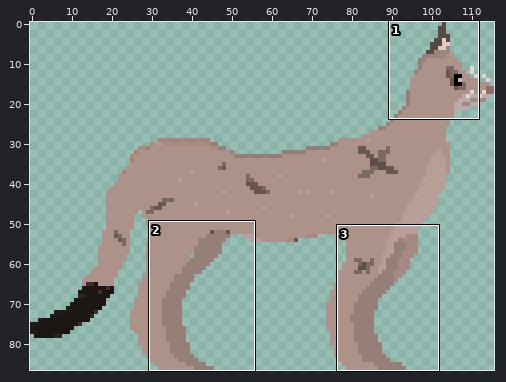
Pixel-art file: sprite/boss/boss onça-parda.aseprite. The picture above shows the old version from afar; the outline marks the close-up.
Close-up. First the earlier version:
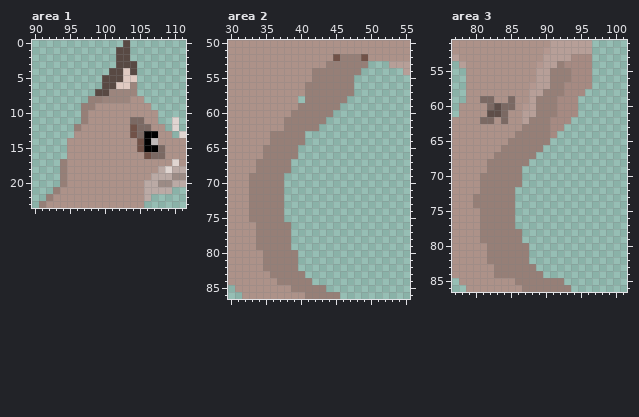
116x87 pixels, 1 frame. Colours within 5 levels of each other are drawn and written as one. Shown: area 1: x 90..111, y 0..23; area 2: x 30..55, y 50..86; area 3: x 77..101, y 51..86. The commit also changed other parts of the picture, which this record leaves out.
New version:
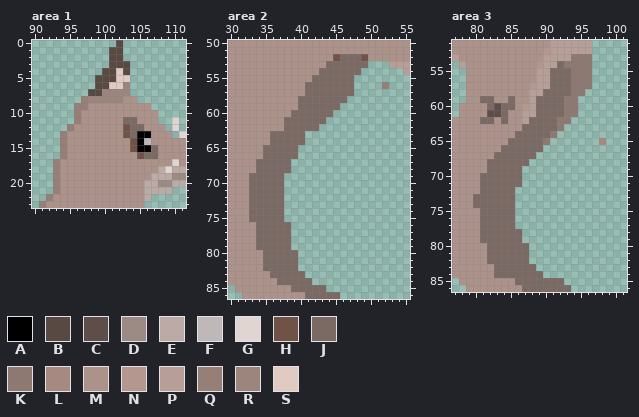
Palette (. is transparent): A #000000  B #584943  C #5e4e49  D #9c8b85  E #bbaaa5  F #beb8b8  G #e0d5d1  H #715248  J #7b6963  K #8e7972  L #a68a82  M #ad9289  N #b49890  P #b79f98  Q #967f77  R #9c857d  S #e0cac2
Changes in this commit:
Area 1, layer "corpo":
y 0: x 102..103 .B -> B.
y 1..2: x 101 . -> B; x 103 B -> .
y 3: x 101 . -> B; x 104 B -> .
y 4: x 100 . -> B; x 102..104 BSB -> SB.
y 5: x 99 . -> B; x 102 B -> S; x 104 S -> .
y 6: x 99 . -> B; x 101 B -> S; x 103..104 SR -> R.
y 7: x 98 . -> B; x 100 B -> R; x 104 R -> .
y 8: x 97..99 .QQ -> QRR; x 103 R -> M; x 105 M -> .
y 9: x 96 . -> Q; x 98 Q -> M
y 10: x 96..97 .Q -> QM
y 11: x 96..97 .Q -> QM; x 103 M -> J; x 105 J -> M
y 12: x 95..96 .Q -> QM; x 103..104 MH -> HJ; x 106 J -> M
y 13: x 94..95 .. -> QM; x 103..105 MHJ -> HJA; x 107 A -> M
y 14: x 94 . -> Q; x 104..107 MHAF -> HAFM
y 15: x 94 . -> Q; x 104..105 MH -> HA; x 107..108 AJ -> JM
y 16: x 94 . -> Q; x 105..106 MH -> HJ; x 108 J -> M
y 17..20: x 93..94 .Q -> QM
Area 2, layers "corpo", "pata/Pata inferior 2":
y 52: x 46..48 QQQ -> JJJ
y 53: x 44..49 QQQQQQ -> JJJJJJ
y 54: x 42..48 QQQQQQQ -> MJJJJJJ
y 55: x 42..47 QQQQQQ -> JJJJJJ
y 56: x 41..47 QQQQQQQ -> JJJJJJJ; x 52 . -> Q
y 57: x 41..47 QQQQQQQ -> JJJJJJJ
y 58: x 40..46 .QQQQQQ -> JJJJJJJ
y 59: x 40..45 QQQQQQ -> JJJJJJ
y 60: x 39..44 QQQQQQ -> JJJJJJ
y 61: x 38..43 QQQQQQ -> JJJJJJ
y 62: x 38..42 QQQQQ -> JJJJJ
y 63..64: x 36..40 QQQQQ -> JJJJJ
y 65..66: x 35..39 QQQQQ -> JJJJJ
y 67..68: x 34..38 QQQQQ -> JJJJJ
y 69..75: x 33..37 QQQQQ -> JJJJJ
y 76..79: x 34..38 QQQQQ -> JJJJJ
y 80..82: x 35..39 QQQQQ -> JJJJJ
y 83: x 36..40 QQQQQ -> JJJJJ
y 84: x 37..41 QQQQQ -> JJJJJ
y 85: x 39..43 QQQQQ -> JJJJJ
y 86: x 41..45 QQQQQ -> JJJJJ
Area 3, layers "corpo", "pata/Pata inferior 2":
y 53: x 94..96 LLL -> KKK
y 54: x 92..96 QLLLL -> JKKKK
y 55..56: x 91..96 QQQLLL -> JJJKKK
y 57: x 91..96 QQLLLL -> JJJKKK
y 58: x 90..95 QQQLLL -> JJJJKK
y 59..61: x 89..94 QQQLLL -> JJJJKK
y 62: x 88..93 QQQLLL -> JJJJKK
y 63: x 87..92 QQQQLL -> JJJJJK
y 64: x 86..91 QQQQQL -> JJJJJK
y 65: x 85..90 QQQQQQ -> JJJJJK; x 98 . -> L
y 66: x 84..89 QQQQQQ -> JJJJJJ
y 67: x 83..88 QQQQQQ -> JJJJJJ
y 68: x 82..87 QQQQQQ -> JJJJJJ
y 69: x 82..86 QQQQQ -> JJJJJ
y 70..71: x 81..86 QQQQQQ -> JJJJJJ
y 72: x 81..85 QQQQQ -> JJJJJ
y 73..74: x 80..85 QQQQQQ -> JJJJJJ
y 75..77: x 81..85 QQQQQ -> JJJJJ
y 78..79: x 81..86 QQQQQQ -> JJJJJJ
y 80..82: x 82..87 QQQQQQ -> JJJJJJ
y 83: x 83..88 QQQQQQ -> JJJJJJ
y 84: x 83..89 QQQQQQQ -> JJJJJJJ
y 85: x 86..92 QQQQQQQ -> JJJJJJJ
y 86: x 87..93 QQQQQQQ -> JJJJJJJ
Changed places in both close-ups, as pixel boxes (x1, y1, x2, y2):
changed: (53, 40, 165, 187)
changed: (249, 54, 389, 299)
changed: (473, 54, 592, 292)
added: (599, 138, 606, 145)
